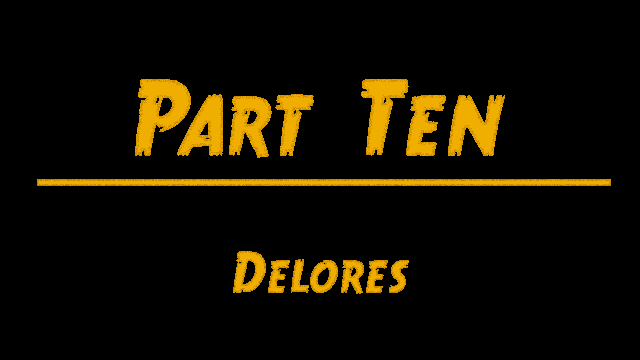
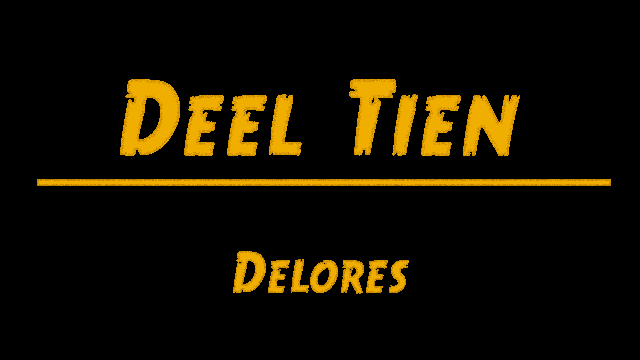
Layered file, before and after one edit (640×360). Changes by layer:
added group "part10_nl.png" with 3 layers in group "Part 10" over box(120, 79, 520, 158)
added layer "Deel Tien" (1st of 2, in "Part 10" › "part10_nl.png") in group "part10_nl.png" over box(120, 79, 520, 156)
hid group "part10_en.png" (3 layers) over box(120, 79, 520, 158)
